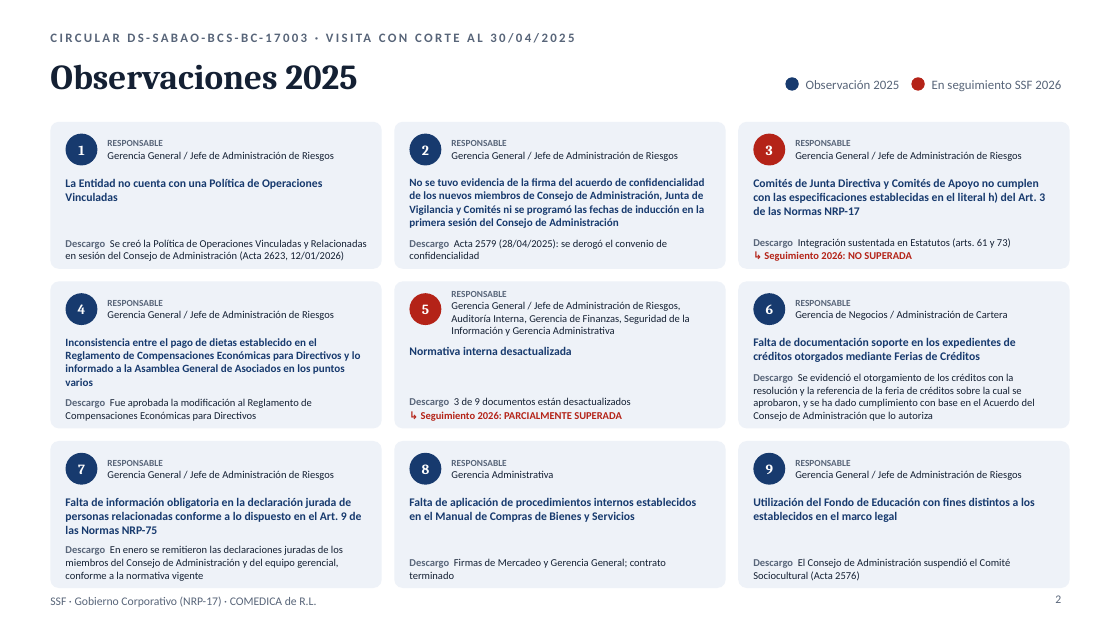
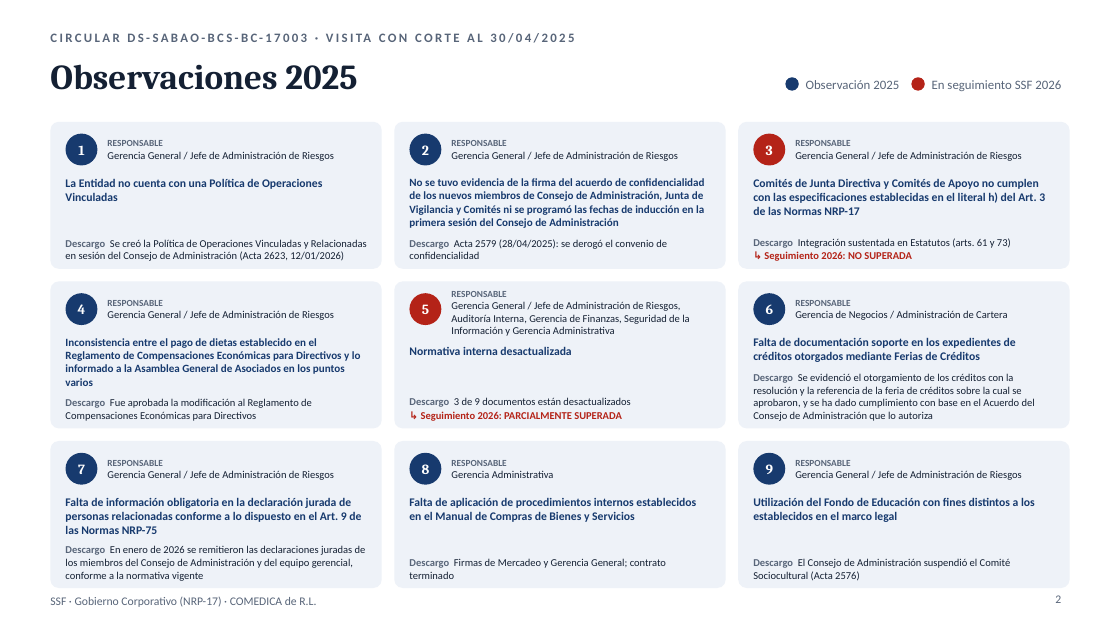
Before and after one commit to menjivar201280/riesgo, a slide deck: slide 2 of supervision-gobierno-corporativo/Supervision_GC_SSF_COMEDICA_2025-2026.pptx. Drawn at 1120x630 pixels with LibreOffice and Linux fonts; fonts in the diff are those of the drawing. Boxes give left, top, right and bottom in pixels: in the first picture for what was removed or moved away, otherwise in the second. Text is boxed around its words. In the diff, an @@ line names an element or a change of style, - is before the commit and + after.

```diff
--- a/supervision-gobierno-corporativo/Supervision_GC_SSF_COMEDICA_2025-2026.pptx
+++ b/supervision-gobierno-corporativo/Supervision_GC_SSF_COMEDICA_2025-2026.pptx
@@ text at <box>65,545,366,581</box>: text changed @@
-Descargo En enero se remitieron las declaraciones juradas de los miembros del Consejo de Administración y del equipo gerencial, conforme a la normativa vigente
+Descargo En enero de 2026 se remitieron las declaraciones juradas de los miembros del Consejo de Administración y del equipo gerencial, conforme a la normativa vigente
```
